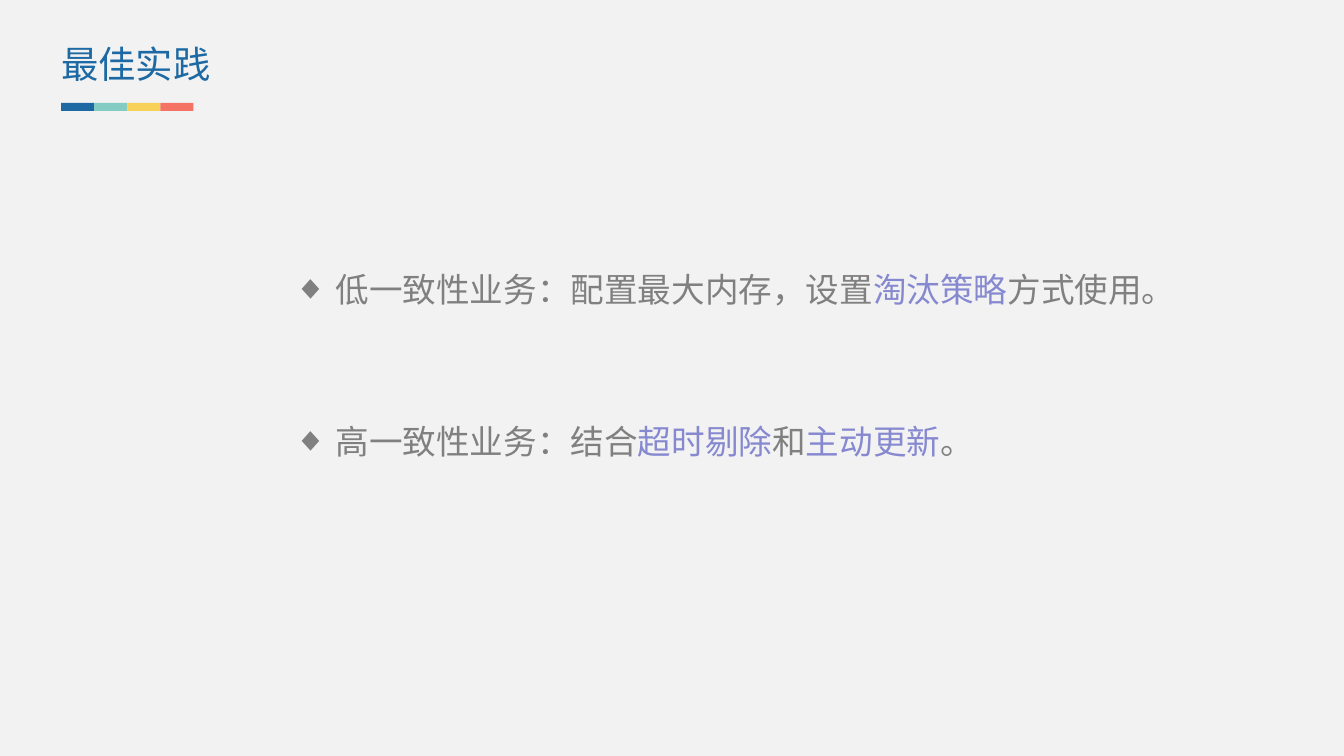
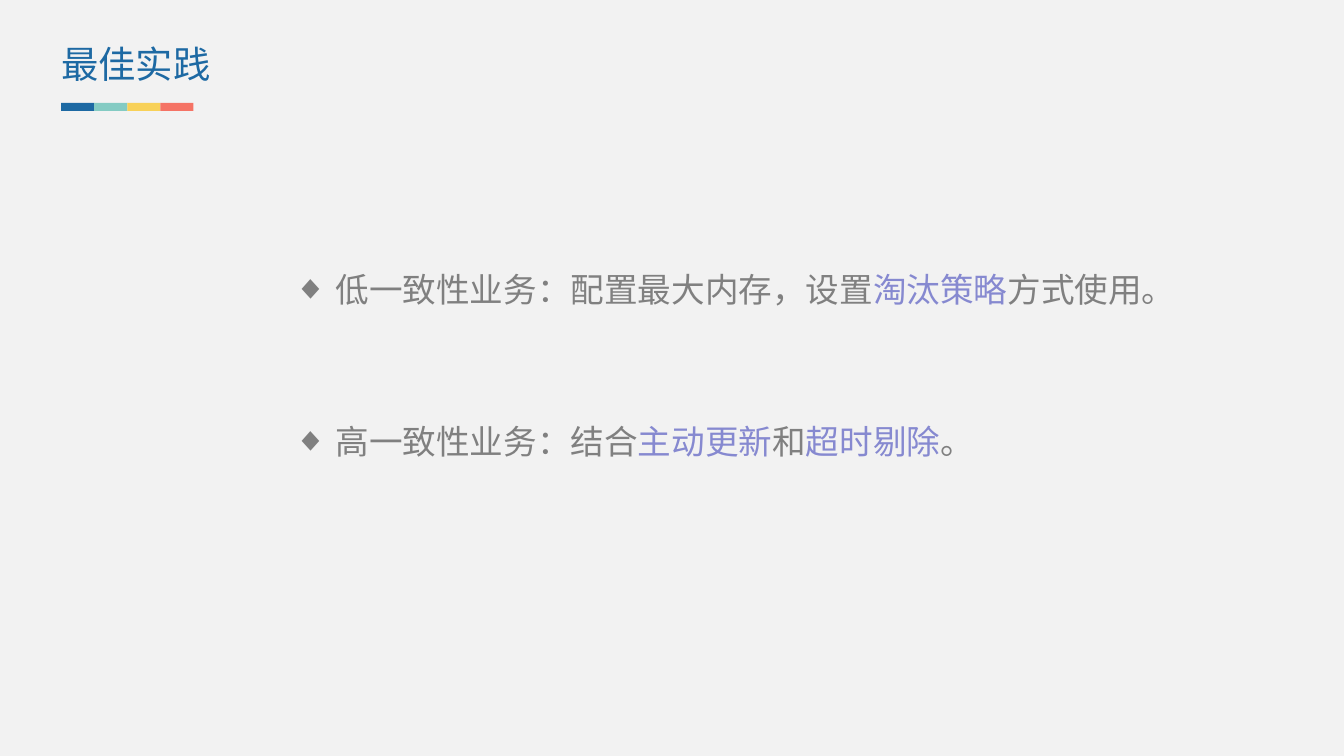
Before and after one commit to lvjiuluan/idea-projects, a slide deck: slide 14 of presentation/讲一讲Redis缓存设计？/讲一讲Redis缓存设计？.pptx. Drawn at 1344x756 pixels with LibreOffice and Linux fonts; fonts in the diff are those of the drawing. Boxes give left, top, right and bottom in pixels: in the first picture for what was removed or moved away, otherwise in the second. Text is boxed around its words. In the diff, an @@ line names an element or a change of style, - is before the commit and + after.

```diff
--- a/presentation/讲一讲Redis缓存设计？/讲一讲Redis缓存设计？.pptx
+++ b/presentation/讲一讲Redis缓存设计？/讲一讲Redis缓存设计？.pptx
@@ text at bbox=[336, 426, 974, 457]: text changed @@
-◆ 高一致性业务：结合超时剔除和主动更新。
+◆ 高一致性业务：结合主动更新和超时剔除。
```
Also in this commit, not shown: 3 other slides changed.
